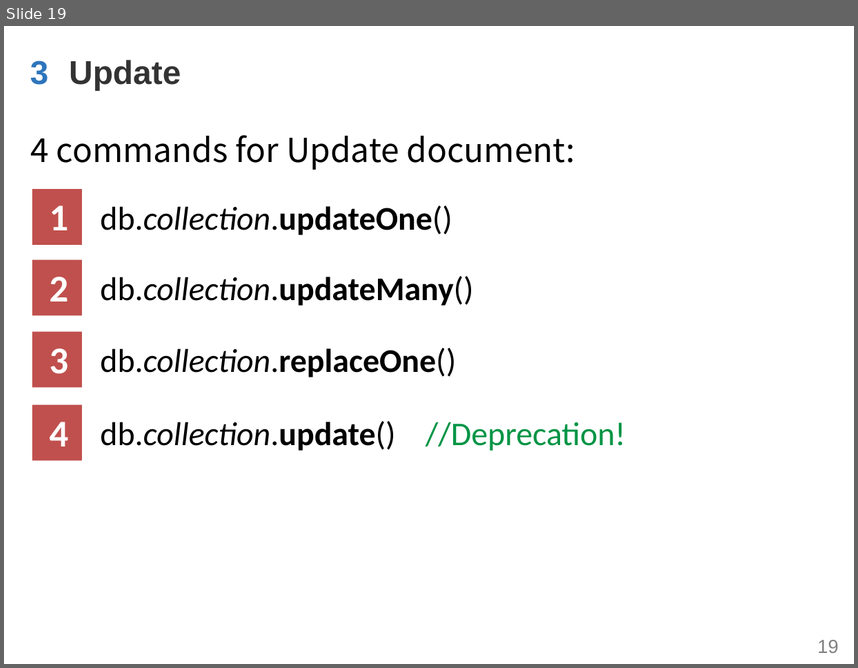
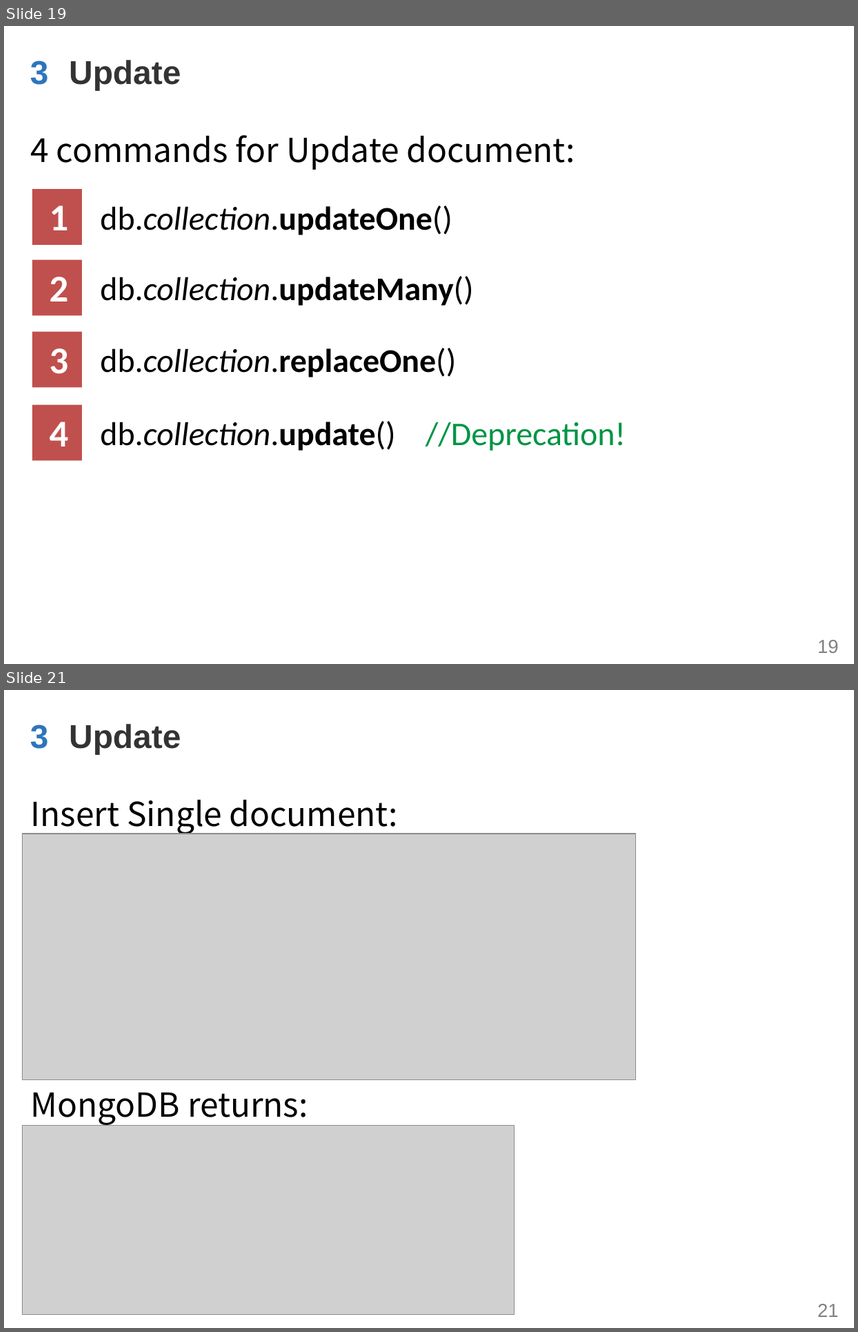
Before and after one commit to WenhaoXu/full-stack-web-course, a slide deck: db/mongodb/2017/materials/MongoDB_CH2_CRUD.pptx. Shown one above the other, each under a label of ours: slide 19 before the commit, slides 19 and 21 after it; the slides between them are not shown. The pictures are 858x668 and 858x1332 pixels, drawn with LibreOffice and Linux fonts; fonts in the diff are those of the drawing; grey boxes stand for pictures; background and template pictures are left out. Boxes give left, top, right and bottom in pixels: in the first picture for what was removed or moved away, otherwise in the second. Text is boxed around its words. In the diff, an @@ line names an element or a change of style, - is before the commit and + after.

```diff
--- a/db/mongodb/2017/materials/MongoDB_CH2_CRUD.pptx
+++ b/db/mongodb/2017/materials/MongoDB_CH2_CRUD.pptx
@@ slide 21 added at <box>4,690,854,1328</box>, background #FFFFFF; not listed: 1 template element that a slide beside it also shows @@
@@ text added at <box>30,724,49,749</box>, 28 pt, text #2D75BC, bold @@
+3
@@ text added at <box>69,724,181,754</box>, 28 pt, text #333333, bold @@
+Update
@@ text added at <box>31,800,398,834</box>, 28 pt, text #000000 @@
+Insert Single document:
@@ picture added at <box>23,834,637,1079</box> @@
@@ text added at <box>31,1092,308,1125</box>, 28 pt, text #000000 @@
+MongoDB returns:
@@ picture added at <box>23,1125,514,1314</box> @@
```
Also in this commit, not shown: 3 other slides added, 1 other file.
